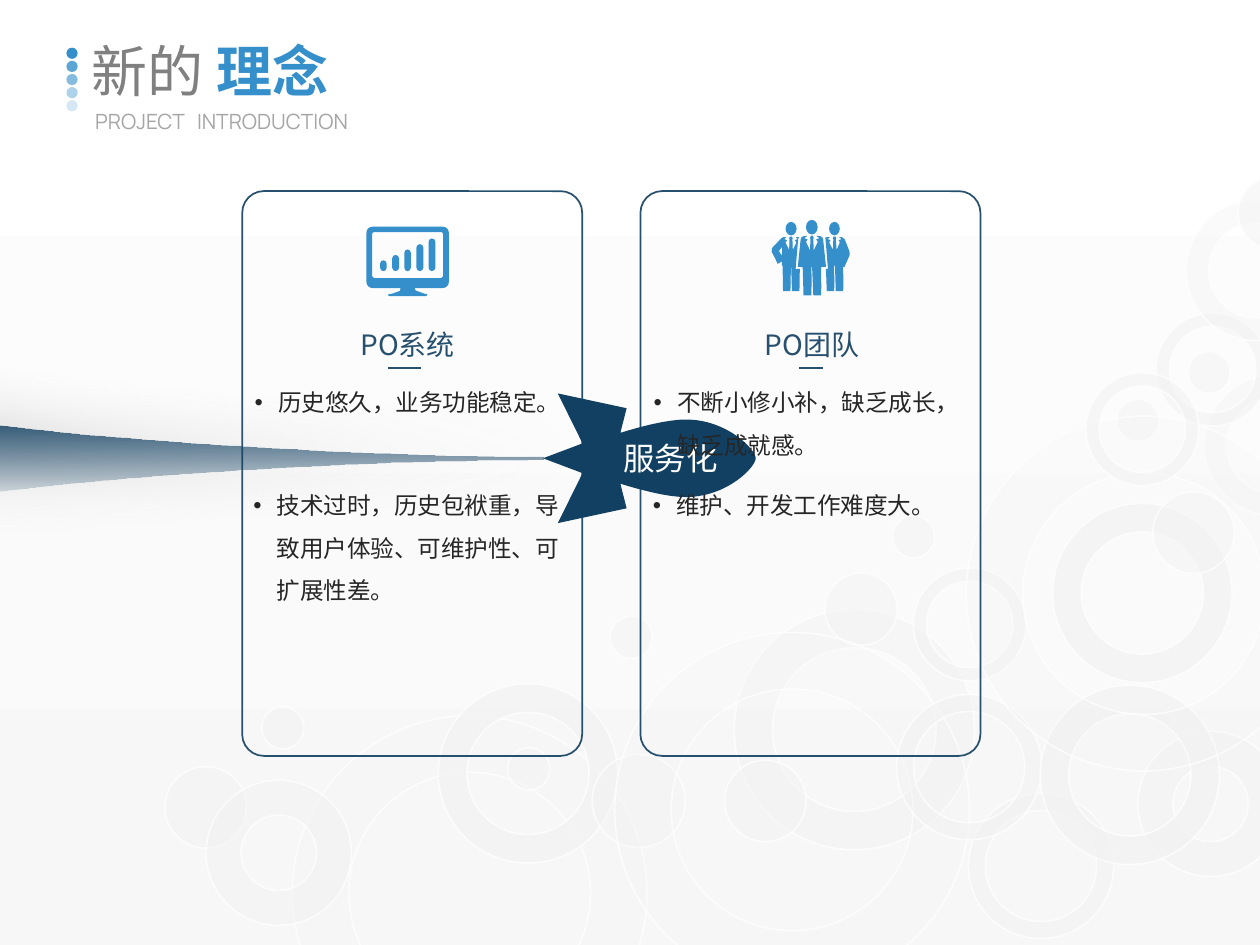
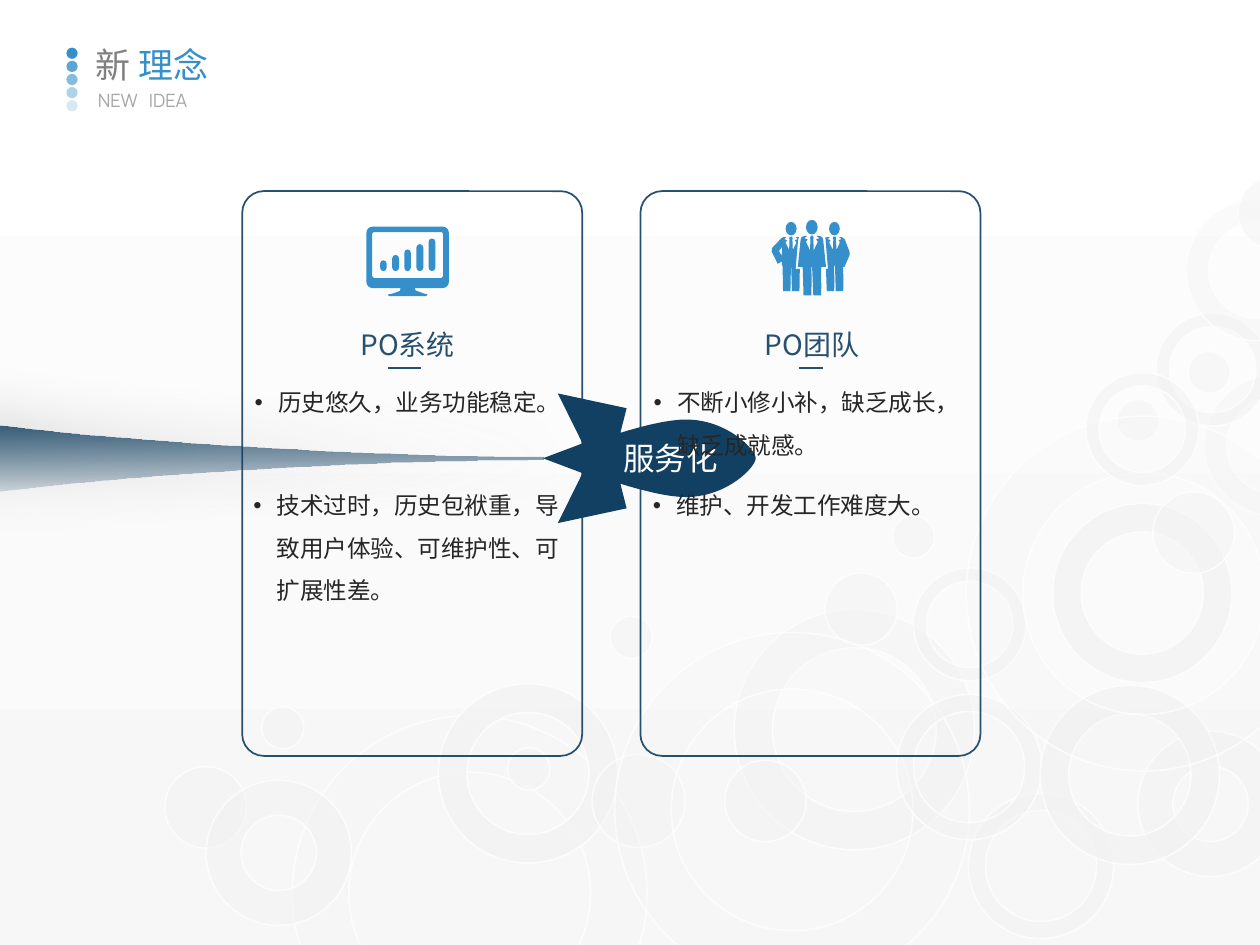
Before and after one commit to watermoonlx/presentation, a slide deck: slide 8 of [PO]PR Approval Control Panel.pptx. Drawn at 1260x945 pixels with LibreOffice and Linux fonts; fonts in the diff are those of the drawing. Boxes give left, top, right and bottom in pixels: in the first picture for what was removed or moved away, otherwise in the second. Text is boxed around its words. In the diff, an @@ line names an element or a change of style, - is before the commit and + after.

```diff
--- a/[PO]PR Approval Control Panel.pptx
+++ b/[PO]PR Approval Control Panel.pptx
@@ text at bbox=[95, 48, 208, 81]: text changed; size 32 to 20 pt; font Manrope to Noto Sans CJK SC; text colour #808080 to #358FCB @@
-新的 理念
+新 理念
@@ text removed at bbox=[95, 114, 348, 129] @@
-PROJECT INTRODUCTION
@@ text added at bbox=[98, 94, 188, 107], 10.5 pt, text #A6A6A6 @@
+NEW IDEA
```
Also in this commit, not shown: 14 other slides changed, 12 slides added, 26 slides removed, 14 other files.
